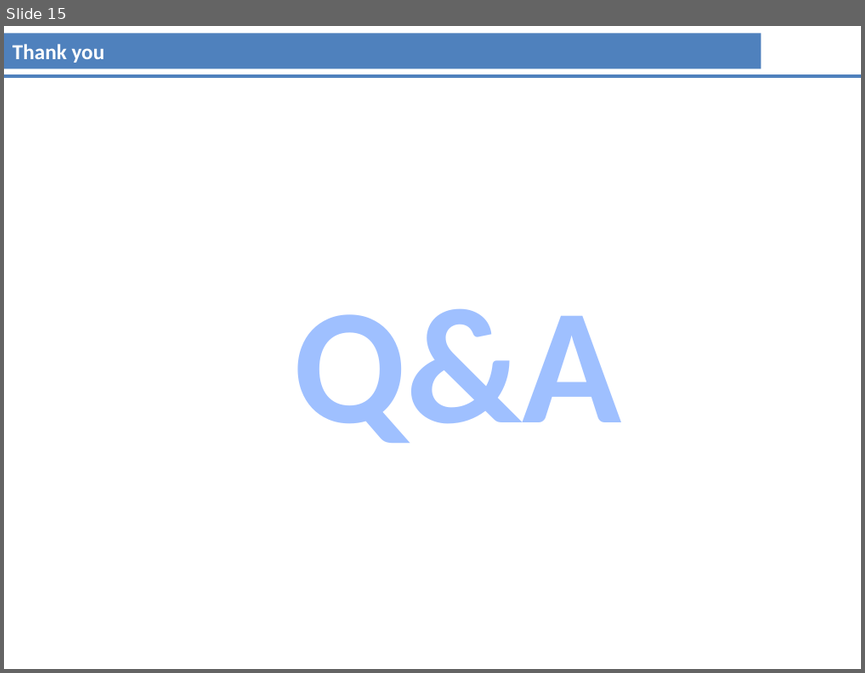
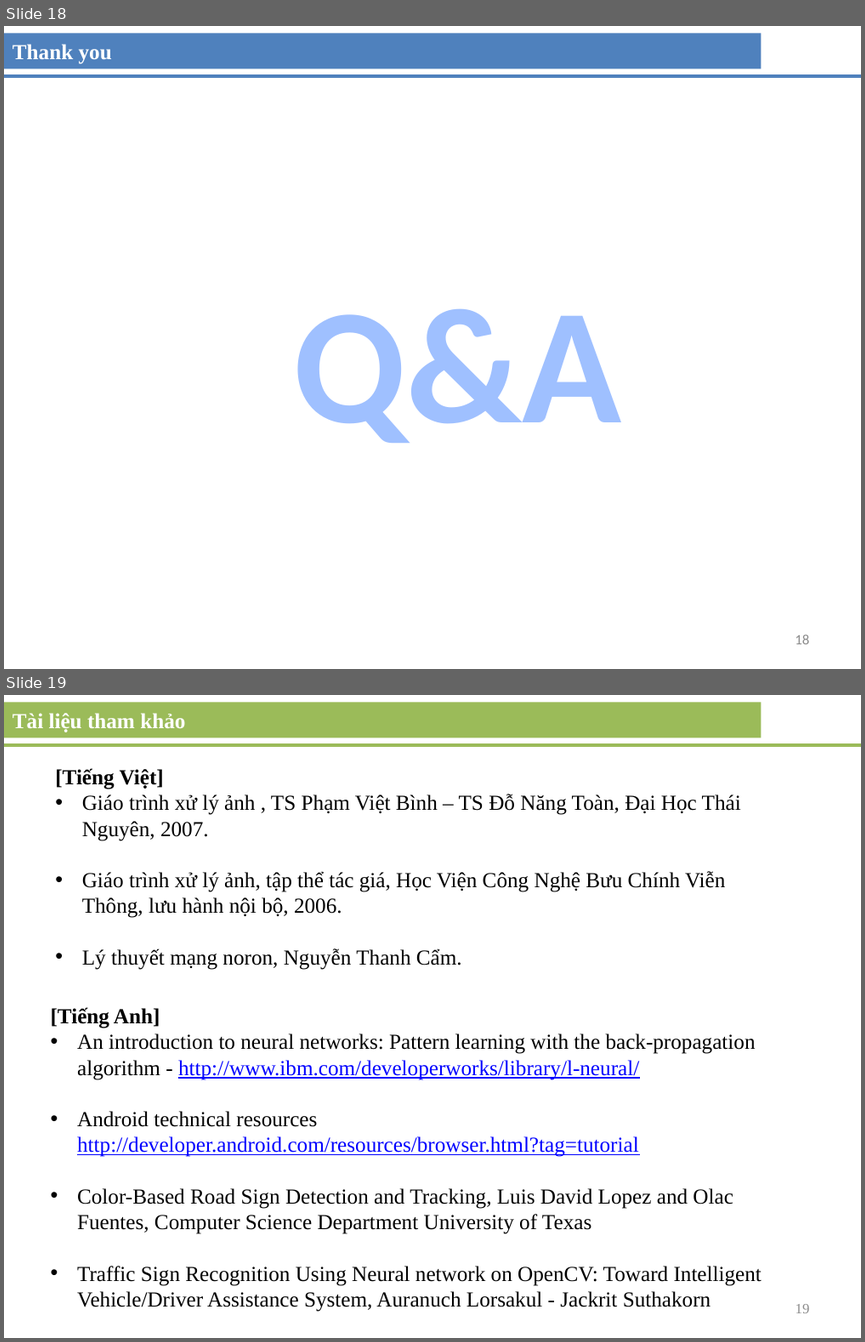
Before and after one commit to vniu/sign-traffic-recognition, a slide deck: doc/LuanVan.pptx. Shown one above the other, each under a label of ours: slide 15 before the commit, slides 18 and 19 after it. The pictures are 865x673 and 865x1342 pixels, drawn with LibreOffice and Linux fonts; fonts in the diff are those of the drawing. Boxes give left, top, right and bottom in pixels: in the first picture for what was removed or moved away, otherwise in the second. Text is boxed around its words. In the diff, an @@ line names an element or a change of style, - is before the commit and + after.

```diff
--- a/doc/LuanVan.pptx
+++ b/doc/LuanVan.pptx
@@ slide 19 added at <box>4,695,861,1338</box>, background #FFFFFF @@
@@ rectangle added at <box>4,702,760,737</box>, fill #9BBB59, 18 pt, text #FFFFFF, bold @@
+Tài liệu tham khảo
@@ line added from (4, 744) to (861, 744), #9BBB59 2.75 pt @@
@@ text added at <box>55,768,741,970</box>, 18 pt, text #000000 @@
+[Tiếng Việt]
+• Giáo trình xử lý ảnh , TS Phạm Việt Bình – TS Đỗ Năng Toàn, Đại Học Thái Nguyên, 2007.
+• Giáo trình xử lý ảnh, tập thể tác giá, Học Viện Công Nghệ Bưu Chính Viễn Thông, lưu hành nội bộ, 2006.
+• Lý thuyết mạng noron, Nguyễn Thanh Cẩm.
@@ text added at <box>51,1007,761,1311</box>, 18 pt, text #000000 @@
+[Tiếng Anh]
+• An introduction to neural networks: Pattern learning with the back-propagation algorithm - http://www.ibm.com/developerworks/library/l-neural/
+• Android technical resources http://developer.android.com/resources/browser.html?tag=tutorial
+• Color-Based Road Sign Detection and Tracking, Luis David Lopez and Olac Fuentes, Computer Science Department University of Texas
+• Traffic Sign Recognition Using Neural network on OpenCV: Toward Intelligent Vehicle/Driver Assistance System, Auranuch Lorsakul - Jackrit Suthakorn
@@ page number added at <box>795,1304,810,1313</box>, 12 pt, text #8C8C8C @@
+19
@@ what was slide 15 is now slide 18 @@
@@ slide 18 changed as well @@
@@ rectangle "Thank you" at <box>4,33,760,68</box>: font Calibri to Times New Roman @@
@@ page number added at <box>794,634,809,644</box>, 12 pt, text #8C8C8C @@
+18
```
Also in this commit, not shown: 14 other slides changed, 3 other slides added, 1 other file.
